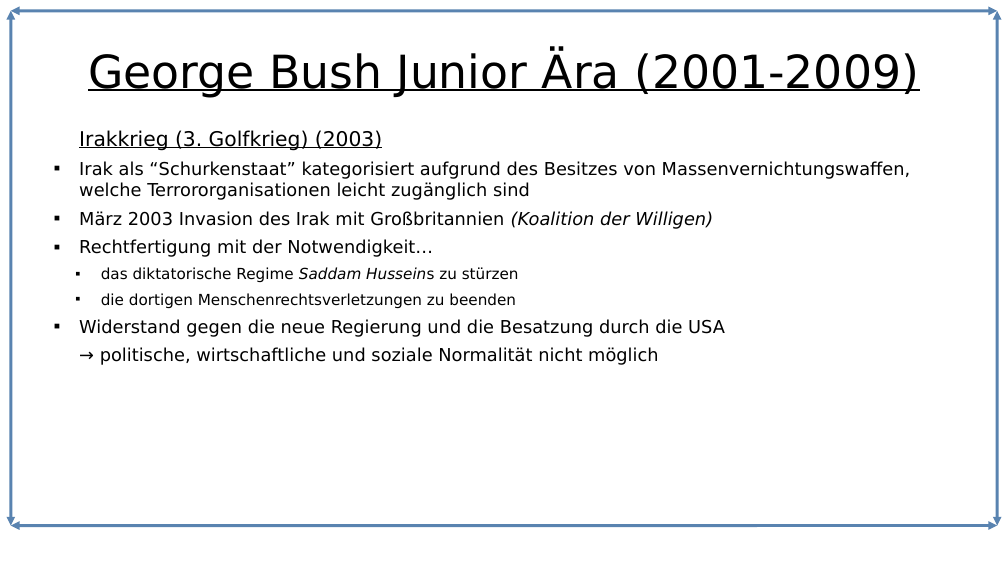
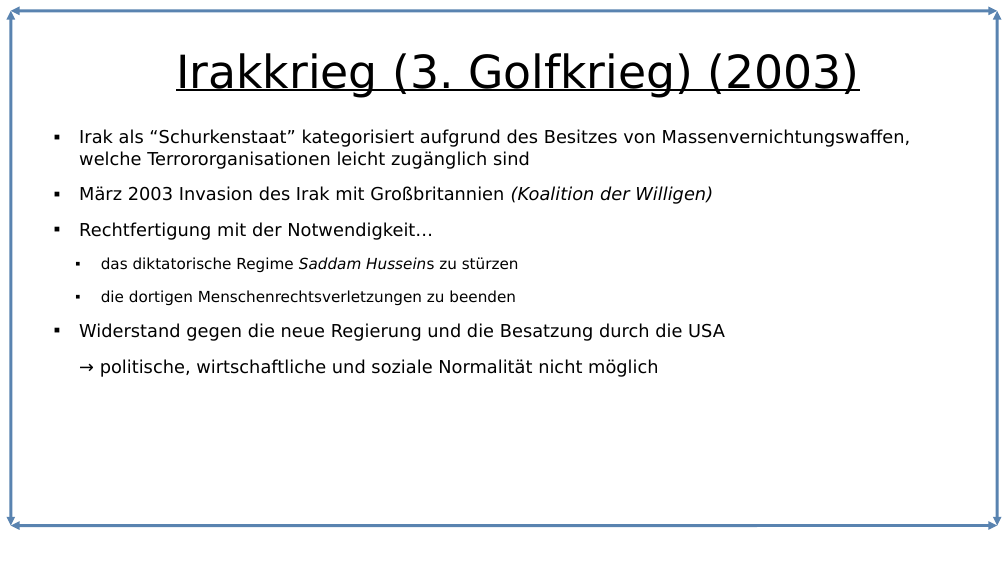
Before and after one commit to Lacrimus/Referat-Geschichte-USA-die-einzig-verbleibende-Weltmacht-, a slide deck: slide 8 of USA-die-einzig-verbleibende-Weltmacht.odp (slide 7 before the commit). Drawn at 1008x567 pixels with LibreOffice and Linux fonts; fonts in the diff are those of the drawing. Boxes give left, top, right and bottom in pixels: in the first picture for what was removed or moved away, otherwise in the second. Text is boxed around its words. In the diff, an @@ line names an element or a change of style, - is before the commit and + after.

```diff
--- a/USA-die-einzig-verbleibende-Weltmacht.odp
+++ b/USA-die-einzig-verbleibende-Weltmacht.odp
@@ title at bbox=[176, 53, 860, 98]: text changed @@
-George Bush Junior Ära (2001-2009)
+Irakkrieg (3. Golfkrieg) (2003)
@@ text "Irak als “Schurkenstaat” kategorisiert aufgrund ..." at bbox=[79, 129, 911, 377]: more space between paragraphs @@
@@ text at bbox=[79, 130, 382, 151]: paragraph removed @@
-Irakkrieg (3. Golfkrieg) (2003)
```
Also in this commit, not shown: 11 other slides changed, 2 slides added, 1 slide removed, 4 other files.
